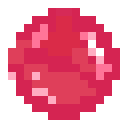
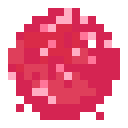
Revision of a layered 128x128 image; what changed, layer by layer:
added layer "0" above "1" over (x1=32, y1=16, x2=96, y2=80)
added layer "1" above "2" over (x1=16, y1=8, x2=112, y2=80)
added layer "2" above "3" over (x1=16, y1=8, x2=112, y2=88)
added layer "3" above "4" over (x1=16, y1=8, x2=112, y2=88)
added layer "4" above "5" over (x1=16, y1=8, x2=112, y2=120)
